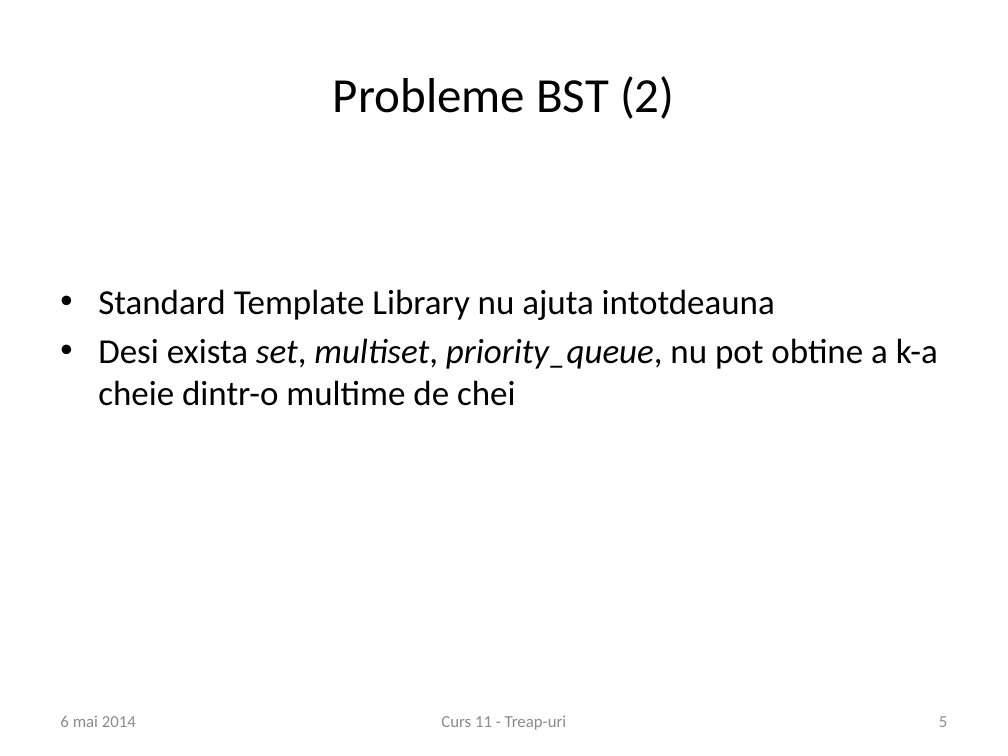
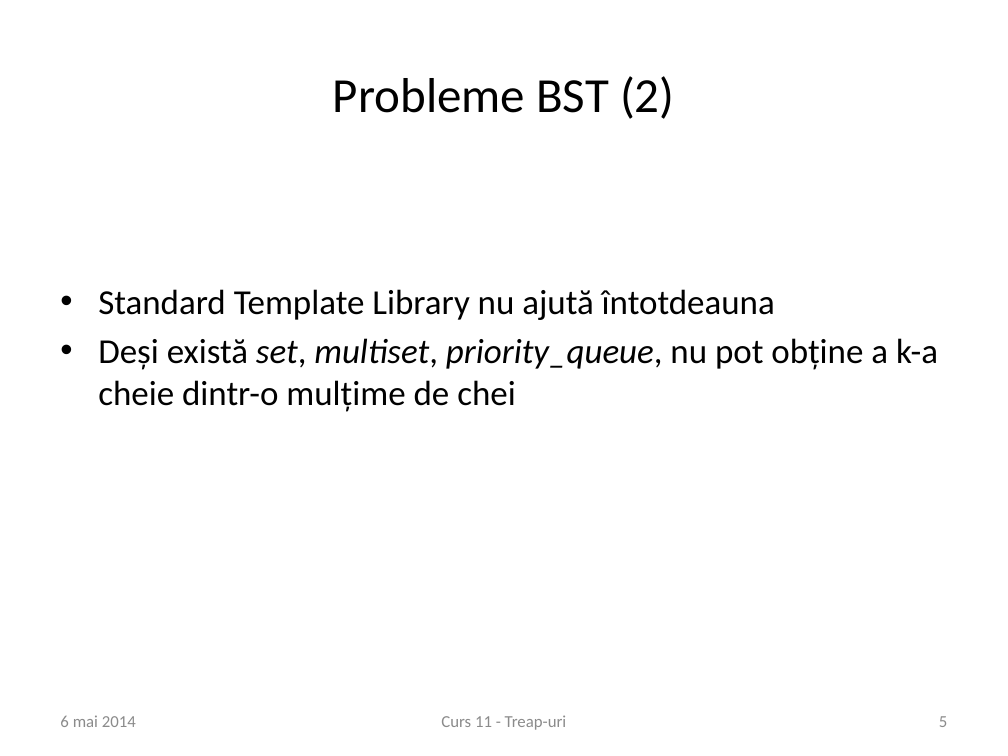
Before and after one commit to andreiparvu/treaps, a slide deck: slide 5 of curs11.pptx. Drawn at 1008x756 pixels with LibreOffice and Linux fonts; fonts in the diff are those of the drawing; background and template pictures are left out. Boxes give left, top, right and bottom in pixels: in the first picture for what was removed or moved away, otherwise in the second. Text is boxed around its words. In the diff, an @@ line names an element or a change of style, - is before the commit and + after.

```diff
--- a/curs11.pptx
+++ b/curs11.pptx
@@ text at box(98, 289, 938, 412): text changed @@
-• Standard Template Library nu ajuta intotdeauna
-• Desi exista set, multiset, priority_queue, nu pot obtine a k-a cheie dintr-o multime de chei
+• Standard Template Library nu ajută întotdeauna
+• Deși există set, multiset, priority_queue, nu pot obține a k-a cheie dintr-o mulțime de chei
```
Also in this commit, not shown: 8 other slides changed, 1 slide added.
